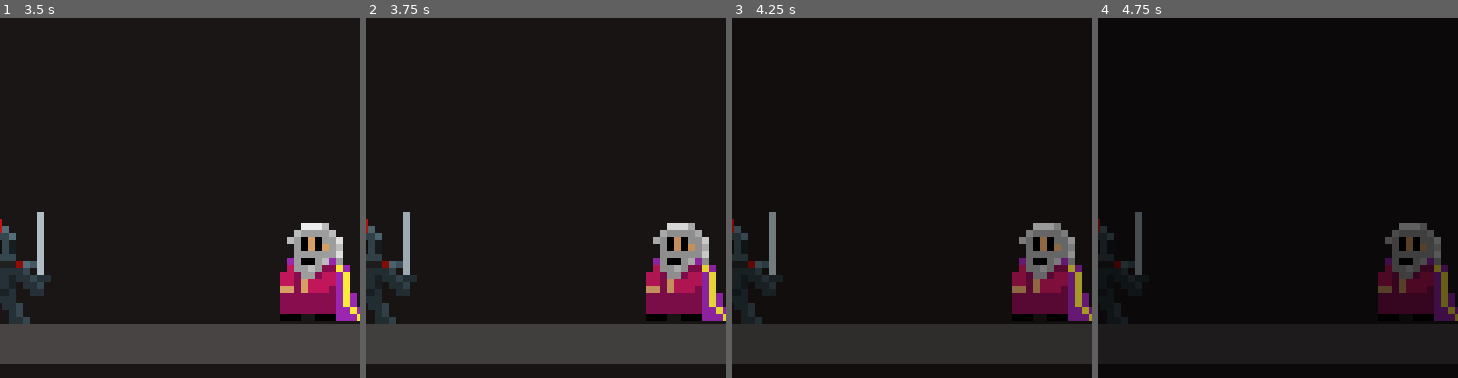
Above: before the commit, frames 1-4 (left to right).
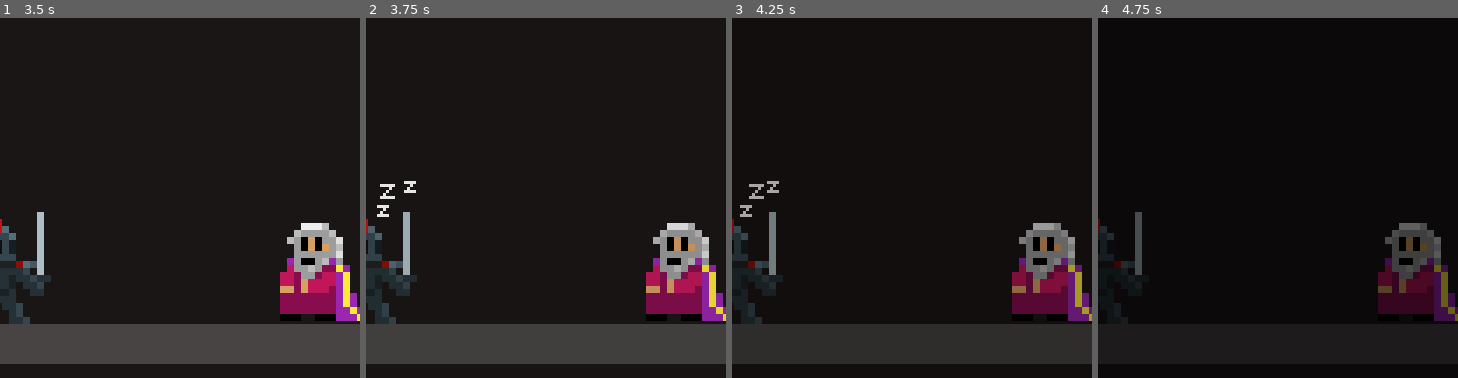
Above: after the commit, the same moments.

Repository: D-Mitt/knight-of-errands
Game: Godot game, scene res://Main.tscn
The game is run twice, just before and just after one commit, with the same random seed, the same clock (stepped at 60 frames per second) and the same inputs. Sound files missing from this copy of the repository are replaced by a short silence.
Inputs (mouse positions are % of the whole screen's width and height, from its top left):
- Up to frame 1 (3.5 s): tap Enter (confirm) at 0.5, 1.35, 2.85 s; move the mouse to (72, 45) at 0.52 s; hold Right (ui_right) 0.53-1.28 s; hold Enter (confirm) 0.53-1.28 s; move the mouse to (30, 55) at 1.27 s; hold Down (ui_down) 1.28-2.03 s; move the mouse to (60, 28) at 2.02 s; hold Right (ui_right) 2.03-2.78 s; hold Enter (confirm) 2.03-2.78 s; move the mouse to (45, 70) at 2.77 s; hold Up (ui_up) from 2.78 s (still down)
- Up to frame 2 (3.75 s): tap Enter (confirm) at 3.5 s; move the mouse to (80, 65) at 3.52 s; release Up (ui_up) at 3.53 s; hold Left (ui_left) from 3.53 s (still down); hold Enter (confirm) from 3.53 s (still down)
- Up to frame 3 (4.25 s): keep holding Left (ui_left); keep holding Enter (confirm)
- Up to frame 4 (4.75 s): keep holding Left (ui_left); move the mouse to (20, 35) at 4.27 s; release Enter (confirm) at 4.28 s; tap Enter (confirm) at 4.35 s
The pictures show only the part of the screen within x 31-81%, y 1-51%; the shares and areas given below are measured in that part.

Frame 1 is identical in both runs. In frame 2, 0.2% of the frame differs, in the area x 3-14%, y 45-56%; in frame 3, 0.2%; in frame 4, nothing differs.

Commit message:
updated king's voice; added sleep animations to cutscenes triggered by dialog

Diff:
--- a/Cutscene.tscn
+++ b/Cutscene.tscn
@@ -1,7 +1,19 @@
-[gd_scene load_steps=3 format=2]
+[gd_scene load_steps=8 format=2]
 
 [ext_resource path="res://Assets/knight_2.png" type="Texture" id=1]
 [ext_resource path="res://Assets/king.png" type="Texture" id=2]
+[ext_resource path="res://Assets/sleep_1.png" type="Texture" id=3]
+[ext_resource path="res://Assets/sleep_0.png" type="Texture" id=4]
+[ext_resource path="res://Assets/sleep_3.png" type="Texture" id=5]
+[ext_resource path="res://Assets/sleep_2.png" type="Texture" id=6]
+
+[sub_resource type="SpriteFrames" id=1]
+animations = [ {
+"frames": [ ExtResource( 4 ), ExtResource( 3 ), ExtResource( 6 ), ExtResource( 5 ) ],
+"loop": true,
+"name": "default",
+"speed": 2.0
+} ]
 
 [node name="CanvasLayer" type="CanvasLayer"]
 layer = 2
@@ -41,3 +53,10 @@
 __meta__ = {
 "_edit_use_anchors_": false
 }
+
+[node name="sleep" type="AnimatedSprite" parent="Control"]
+position = Vector2( 252.554, 190.819 )
+scale = Vector2( 3, 3 )
+frames = SubResource( 1 )
+frame = 3
+playing = true
--- a/Data/Voices.json
+++ b/Data/Voices.json
@@ -11,6 +11,6 @@
 
 "bird" : {"rate" : 4, "sound" : "chirp", "pitch": 1, "pitch_range" : 0.2 },
 
-"king" : {"rate": 4, "sound" : "king", "pitch": 1, "pitch_range": 0.2},
+"king" : {"rate": 5, "sound" : "king", "pitch": 1, "pitch_range": 0.2},
 
 }
--- a/EndingScreen.gd
+++ b/EndingScreen.gd
@@ -9,6 +9,9 @@
 	set_process(false)
 	hide()
 	$CanvasLayer/Control.hide()
+	$CanvasLayer/Control/sleep.hide()
+	Globals.connect("add_sleep", self, "_on_add_sleep")
+	Globals.connect("remove_sleep", self, "_on_remove_sleep")
 
 
 # Called every frame. 'delta' is the elapsed time since the previous frame.
@@ -22,3 +25,9 @@
 func _on_dialog_ended(_text_id):
 	UI.disconnect("dialog_ended", self, "_on_dialog_ended")
 	emit_signal("ending_completed")
+
+func _on_add_sleep():
+	$CanvasLayer/Control/sleep.show()
+
+func _on_remove_sleep():
+	$CanvasLayer/Control/sleep.hide()
--- a/GameSrc/Globals.gd
+++ b/GameSrc/Globals.gd
@@ -7,6 +7,8 @@
 signal play_animation(animation)
 signal play_sound(sound)
 signal screen_shake
+signal add_sleep
+signal remove_sleep
 
 export var dialog_file = "res://Data/Dialogue.json"
 export var voices_file = "res://Data/Voices.json"
@@ -46,6 +48,8 @@
 			print("WARNING: action " + act + " not set appropriately. Expected two words." + \
 					"Recieved " + str(act_parsed.size()))
 		emit_signal("play_animation", act_parsed[1])
+		if act_parsed[1] == "Sleep":
+			emit_signal("add_sleep")
 	elif command == "play_sound":
 		# Second word is the sound to play
 		if act_parsed.size() != 2:
@@ -145,3 +149,10 @@
 	else:
 		print("File Open Error: could not open file " + file_name)
 	file.close()
+
+func remove_sleep():
+	print("removing sleep!")
+	emit_signal("remove_sleep")
+
+func add_sleep():
+	emit_signal("add_sleep")
--- a/Introduction.gd
+++ b/Introduction.gd
@@ -9,6 +9,9 @@
 	set_process(false)
 	hide()
 	$CanvasLayer/Control.hide()
+	$CanvasLayer/Control/sleep.hide()
+	Globals.connect("add_sleep", self, "_on_add_sleep")
+	Globals.connect("remove_sleep", self, "_on_remove_sleep")
 
 
 # Called every frame. 'delta' is the elapsed time since the previous frame.
@@ -22,3 +25,9 @@
 func _on_dialog_ended(_text_id):
 	UI.disconnect("dialog_ended", self, "_on_dialog_ended")
 	emit_signal("intro_completed")
+
+func _on_add_sleep():
+	$CanvasLayer/Control/sleep.show()
+
+func _on_remove_sleep():
+	$CanvasLayer/Control/sleep.hide()
--- a/UI/UI.tscn
+++ b/UI/UI.tscn
@@ -51,15 +51,14 @@
 
 [node name="PanelContainer" parent="DialogBlack/TextBox/Margin/HBox" index="0"]
 margin_top = 66.0
-margin_bottom = 165.0
+margin_bottom = 171.0
 custom_styles/panel = SubResource( 3 )
 alignment = "CENTER"
 
 [node name="Icon" parent="DialogBlack/TextBox/Margin/HBox/PanelContainer" index="0"]
 position = Vector2( 45.1898, 45.1899 )
 scale = Vector2( 10, 10 )
-animation = "king"
-frame = 1
+frame = 3
 
 [node name="VBox" parent="DialogBlack/TextBox/Margin/HBox" index="1"]
 margin_right = 617.0
--- a/UI/dialog/dialog.gd
+++ b/UI/dialog/dialog.gd
@@ -111,6 +111,7 @@
 		for act in curr_dialog_node.action:
 			Globals.execute(act)
 
+
 # Resizes dialog UI to fit content.
 func resize_control_nodes():
 		# Godot's quirky hacky workaround: Hide and reshow to resize control node
@@ -142,7 +143,7 @@
 					# - (B) We need to move to next_id if no choices
 					set_curr(curr_dialog_node.next_id)
 				else:
-					# - (C) Show choices if there are choces
+					# - (C) Show choices if there are choices
 					choices.show()
 					focus_first_choice()
 			# Needed for when new text appears after choices.
@@ -162,6 +163,8 @@
 
 # Focus on first button choice if exists.
 func focus_first_choice():
+	print("focus first choice")
+	Globals.remove_sleep()
 	var choices_container = choices.get_child(0)
 	if choices_container.get_child_count() > 0:
 		choices_container.get_child(0).call_deferred("grab_focus")
--- a/UI/dialog/dialog.tscn
+++ b/UI/dialog/dialog.tscn
@@ -185,7 +185,7 @@
 position = Vector2( 45, 55 )
 frames = SubResource( 16 )
 animation = "king"
-frame = 4
+frame = 1
 playing = true
 
 [node name="VBox" type="VBoxContainer" parent="TextBox/Margin/HBox"]
Binary file changed: Assets/king_face.aseprite
Binary file added: Assets/sleep.aseprite
Binary file added: Assets/sleep_0.png
Not shown, added: Assets/sleep_0.png.import
Binary file added: Assets/sleep_1.png
Not shown, added: Assets/sleep_1.png.import
Binary file added: Assets/sleep_2.png
Not shown, added: Assets/sleep_2.png.import
Binary file added: Assets/sleep_3.png
Not shown, added: Assets/sleep_3.png.import
Not shown, added: Audio/Voices/king_2_bckup.wav.import
Not shown, changed: Audio/Voices/king_2.wav
(and 1 more such lines)
